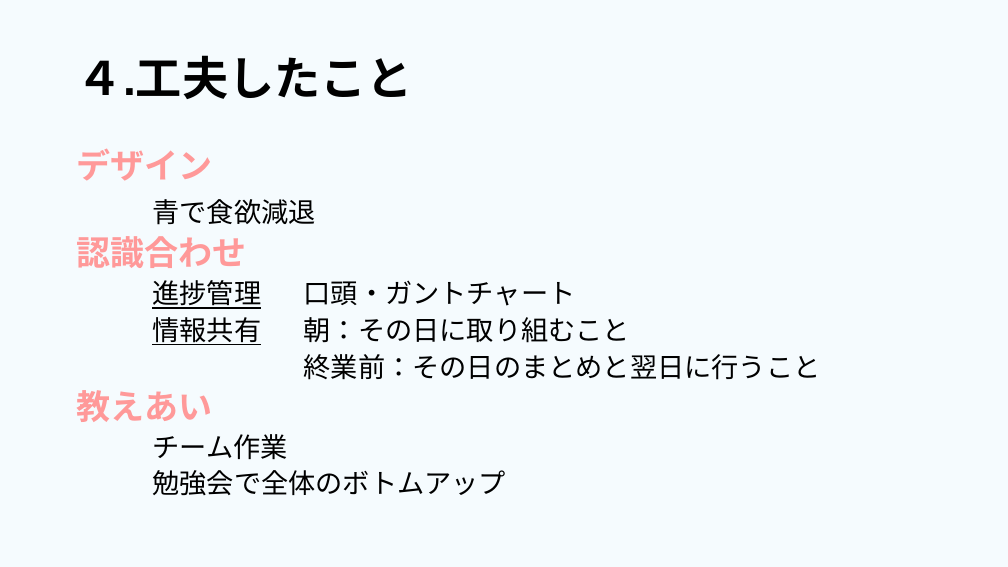
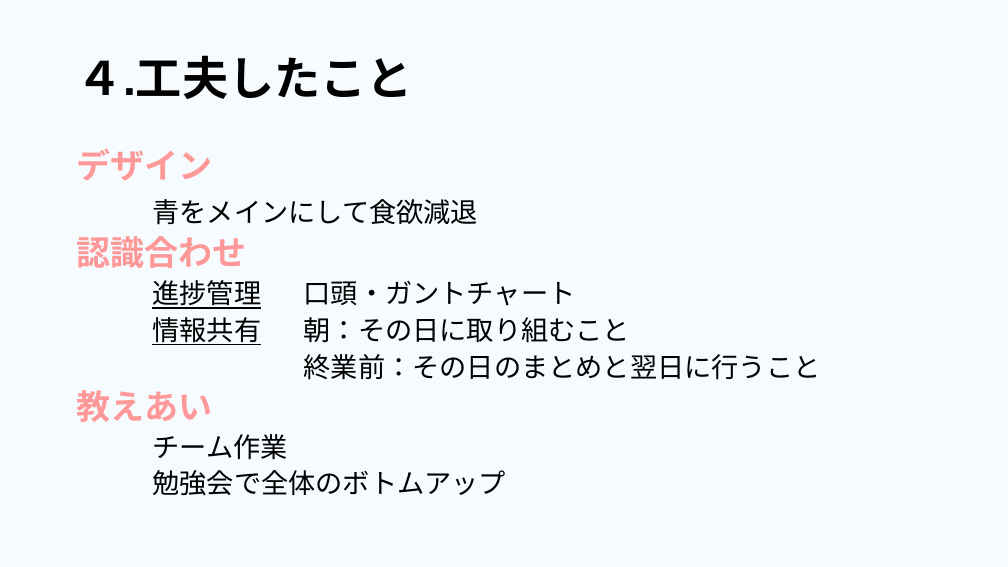
Before and after one commit to dojo2023/E-4, a slide deck: slide 20 of 共有用フォルダー/成果発表.pptx. Drawn at 1008x567 pixels with LibreOffice and Linux fonts; fonts in the diff are those of the drawing. Boxes give left, top, right and bottom in pixels: in the first picture for what was removed or moved away, otherwise in the second. Text is boxed around its words. In the diff, an @@ line names an element or a change of style, - is before the commit and + after.

```diff
--- a/共有用フォルダー/成果発表.pptx
+++ b/共有用フォルダー/成果発表.pptx
@@ text at <box>152,199,478,225</box>: text changed @@
-青で食欲減退
+青をメインにして食欲減退
```
Also in this commit, not shown: 1 other slide changed, 2 slides added, 1 slide removed.
